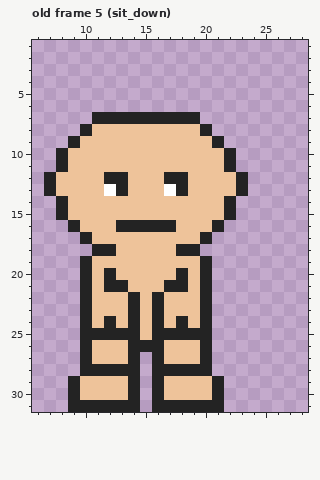
Two versions of one pixel-art file, player/walk_animation.aseprite. Above: the version before the commit.
32x32 pixels, 24 frames. Shown: old frame 5 (sit_down): x 6..28, y 1..31. The commit also changed other frames, which this record leaves out.
Now the later version:
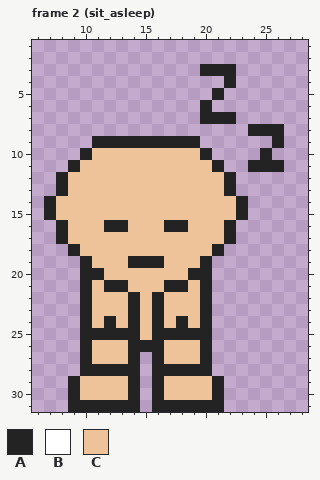
Palette (. is transparent): A #232323  B #ffffff  C #eec39a
A new or re-ordered frame is compared with the old frame closest to it.
What changed:
frames 24 -> 28
--- frame 2 (sit_asleep) is new; against old frame 5 (sit_down)
@@ x 6..28 @@
  2 .......................
- 3 .......................
- 4 .......................
- 5 .......................
- 6 .......................
- 7 .....AAAAAAAAA.........
- 8 ....ACCCCCCCCCA........
- 9 ...ACCCCCCCCCCCA.......
-10 ..ACCCCCCCCCCCCCA......
-11 ..ACCCCCCCCCCCCCA......
-12 .ACCCCAACCCAACCCCA.....
-13 .ACCCCBACCCBACCCCA.....
-14 ..ACCCCCCCCCCCCCA......
-15 ..ACCCCCCCCCCCCCA......
-16 ...ACCCAAAAACCCA.......
-17 ....ACCCCCCCCCA........
-18 .....AACCCCCAA.........
-19 ....ACCCCCCCCCA........
-20 ....ACACCCCCACA........
+ 3 ..............AAA......
+ 4 ................A......
+ 5 ...............A.......
+ 6 ..............A........
+ 7 ..............AAA......
+ 8 ..................AAA..
+ 9 .....AAAAAAAAA......A..
+10 ....ACCCCCCCCCA....A...
+11 ...ACCCCCCCCCCCA..AAA..
+12 ..ACCCCCCCCCCCCCA......
+13 ..ACCCCCCCCCCCCCA......
+14 .ACCCCCCCCCCCCCCCA.....
+15 .ACCCCCCCCCCCCCCCA.....
+16 ..ACCCAACCCAACCCA......
+17 ..ACCCCCCCCCCCCCA......
+18 ...ACCCCCCCCCCCA.......
+19 ....ACCCAAACCCA........
+20 ....AACCCCCCCAA........
 21 ....ACAACCCAACA........
Boxes around the changes in both pictures, in picture pixels (x1, y1, x2, y2):
changed: (44, 64, 284, 280)
